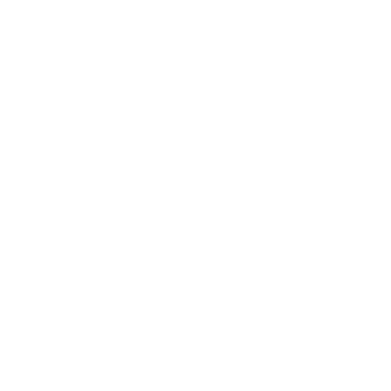
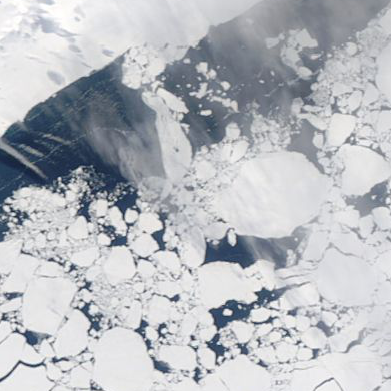
Comparing the layer stacks of the two (391, 391) images. Changes:
added layer "229_chukchi-east_siberian_sea_100km_20170417.terra.truecolor.250m" above "Background" over left=0, top=0, right=391, bottom=391
